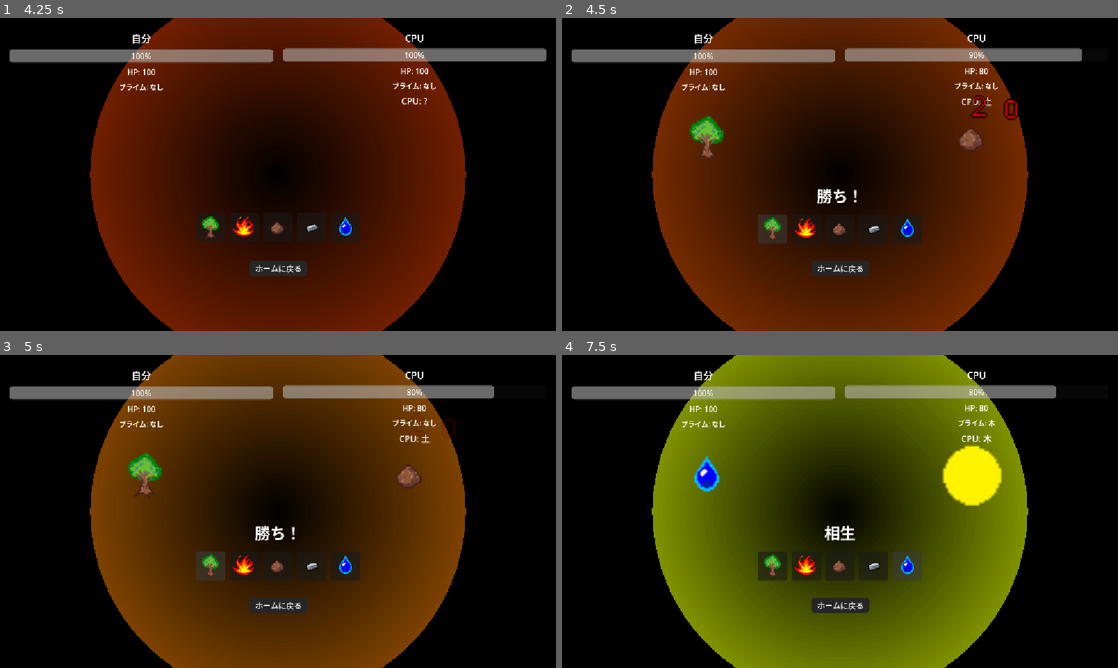
Above: before the commit, frames 1-4 (two rows, left to right).
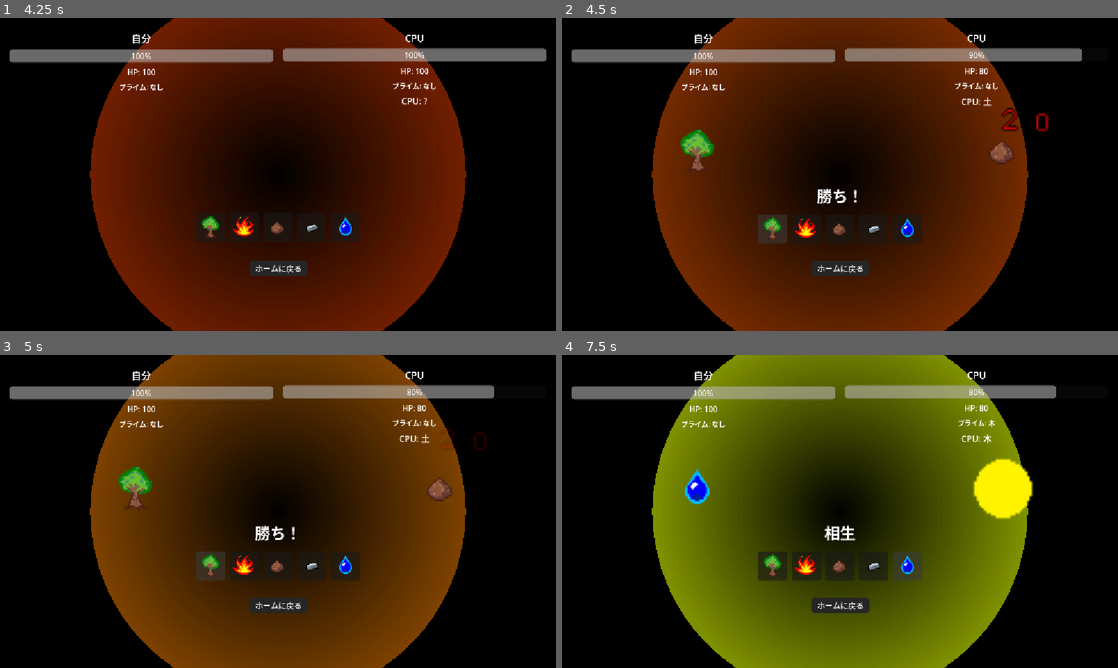
Above: after the commit, the same moments.

Repository: Ragulai1214/gogyoken
Game: Godot game, scene res://scenes/Main.tscn
The game is run twice, just before and just after one commit, with the same random seed, the same clock (stepped at 60 frames per second) and the same inputs.
Inputs (mouse positions are in pixels of both pictures, inside the frame that each line leads up to):
- Up to frame 1 (4.25 s): click "Easy" at 0.5 s; click "Easy" at 1.25 s; click "Normal" at 2 s; click "Normal" at 2.75 s; click "ゲーム開始" at 3.5 s
- Up to frame 2 (4.5 s): click (773, 227) at 4.27 s
- Up to frame 3 (5 s): no input
- Up to frame 4 (7.5 s): click (806, 564) at 5.02 s; click (840, 564) at 5.77 s; click (873, 564) at 6.52 s; click (906, 564) at 7.27 s

Frame 1 is identical in both runs. In frame 2, 1.6% of the frame differs, in the area x 21-88%, y 24-50%; in frame 3, 1.3%; in frame 4, 2.9%, in the area x 22-85%, y 28-53%.

Commit message:
fix position

Diff:
--- a/scripts/Battle.gd
+++ b/scripts/Battle.gd
@@ -59,6 +59,13 @@
 	home_button.pressed.connect(GameManager.play_button_se)
 	var gm = get_node("/root/GameManager")
 	gm.apply_button_style(get_node("Button"))
+	# 既存のコードの後に追加
+	_reposition_icons()
+
+func _reposition_icons() -> void:
+	var viewport_size = get_viewport_rect().size
+	player_hand_icon.position = Vector2(viewport_size.x * 0.2, viewport_size.y * 0.35)
+	cpu_hand_icon.position = Vector2(viewport_size.x * 0.75, viewport_size.y * 0.35)
 
 func play_prime_effect(pos: Vector2) -> void:
 	prime_effect.stop()
